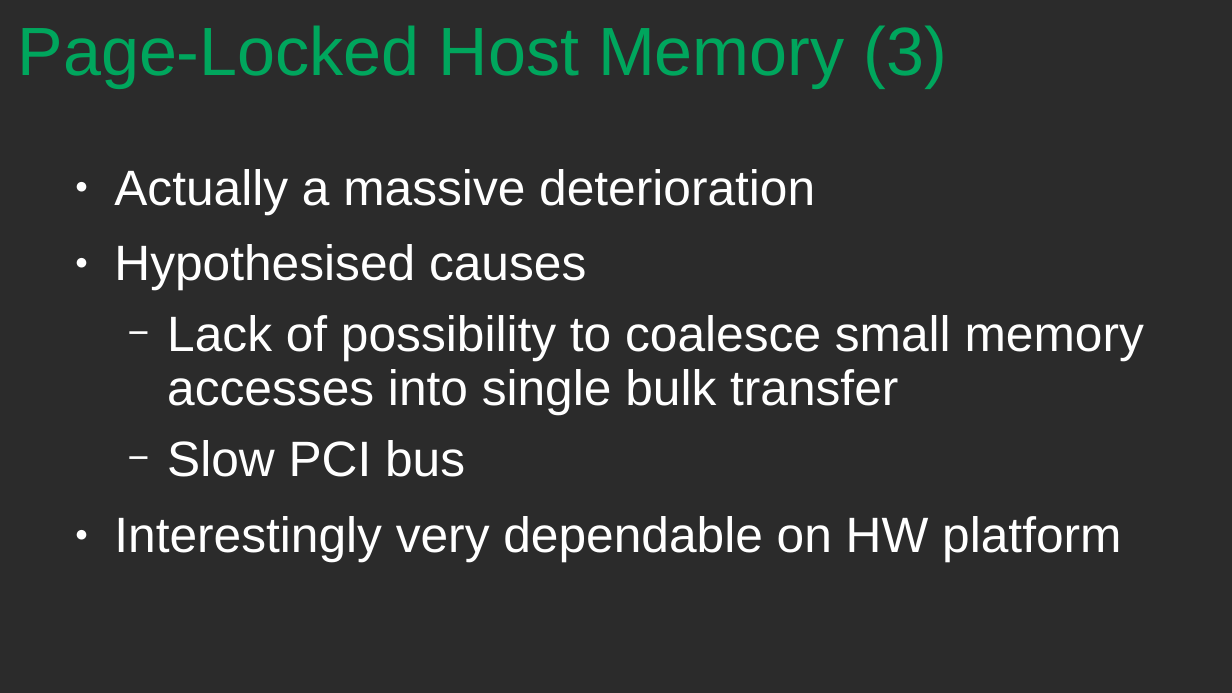
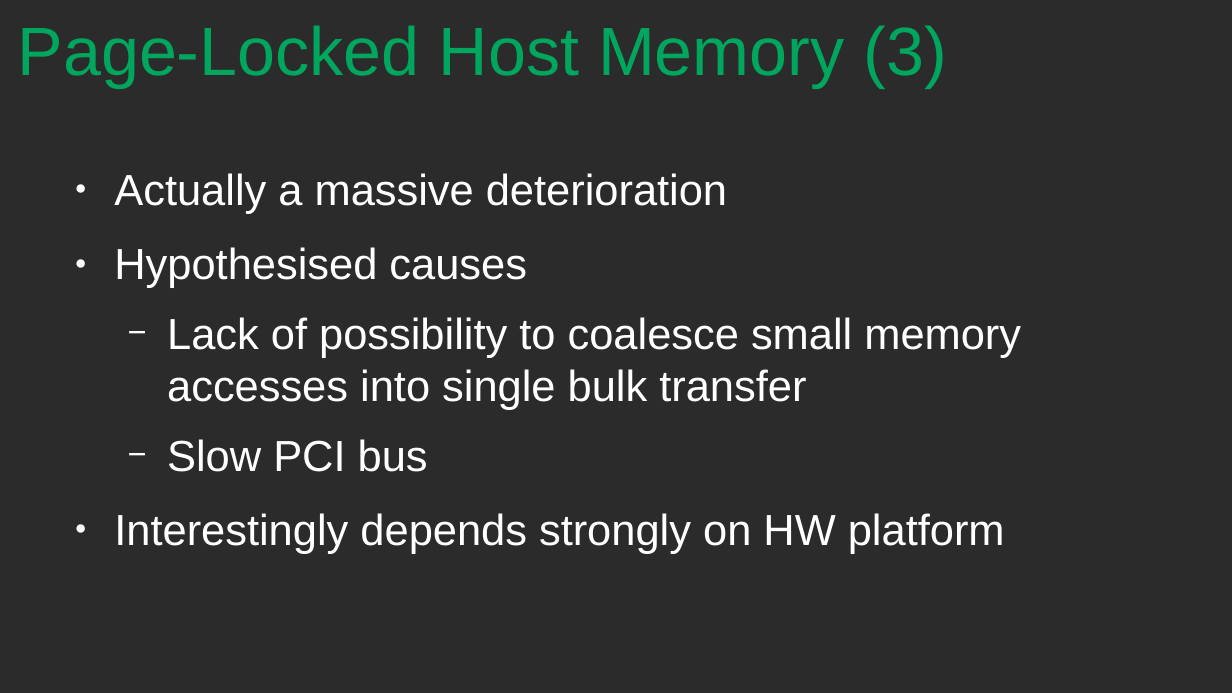
Before and after one commit to dschoerk/GPU_Arch_SS19, a slide deck: slide 10 of GPU_Architecture_Final_Presentation.odp (slide 11 before the commit). Drawn at 1232x693 pixels with LibreOffice and Linux fonts; fonts in the diff are those of the drawing; background and template pictures are left out; a plain dark background stands for a picture behind light text. Boxes give left, top, right and bottom in pixels: in the first picture for what was removed or moved away, otherwise in the second. Text is boxed around its words. In the diff, an @@ line names an element or a change of style, - is before the commit and + after.

```diff
--- a/GPU_Architecture_Final_Presentation.odp
+++ b/GPU_Architecture_Final_Presentation.odp
@@ text at (114,173,1021,472): size 32 to 28 pt in "Actually a massive deterioration", "Hypothesised causes", "Lack of possibility to coalesce small memory ...", "Slow PCI bus"; line spacing 0.9 to 1 @@
@@ text at (114,513,1005,554): text changed; size 32 to 28 pt @@
-● Interestingly very dependable on HW platform
+● Interestingly depends strongly on HW platform
```
Also in this commit, not shown: 16 other slides changed, 1 slide added, 2 slides removed.
